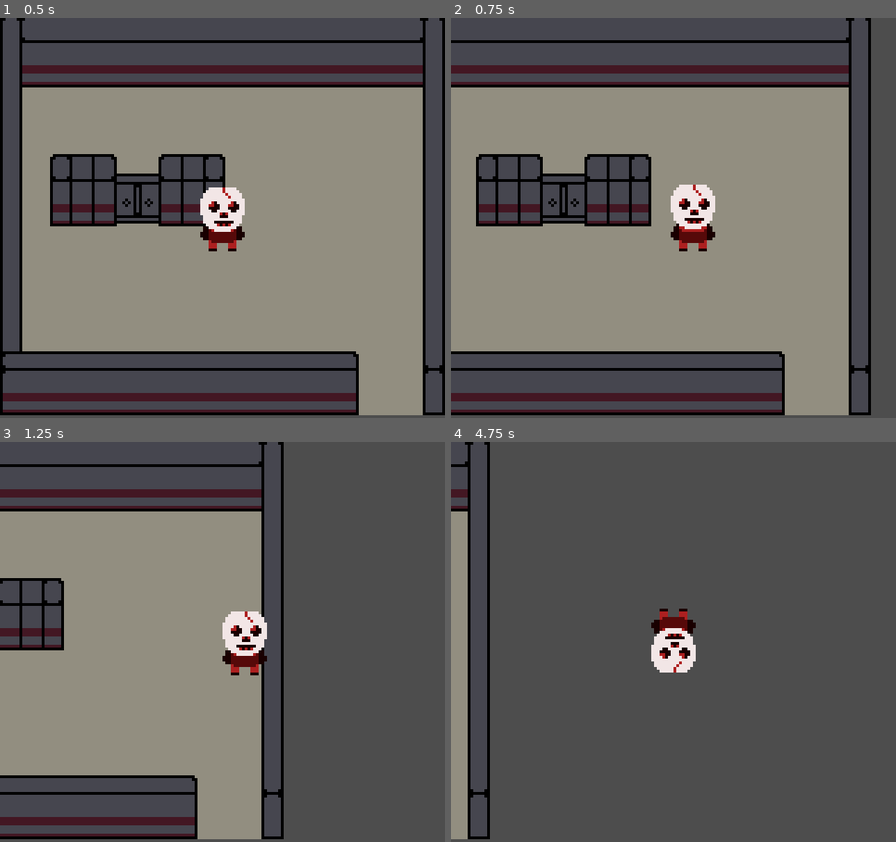
Above: before the commit, frames 1-4 (two rows, left to right).
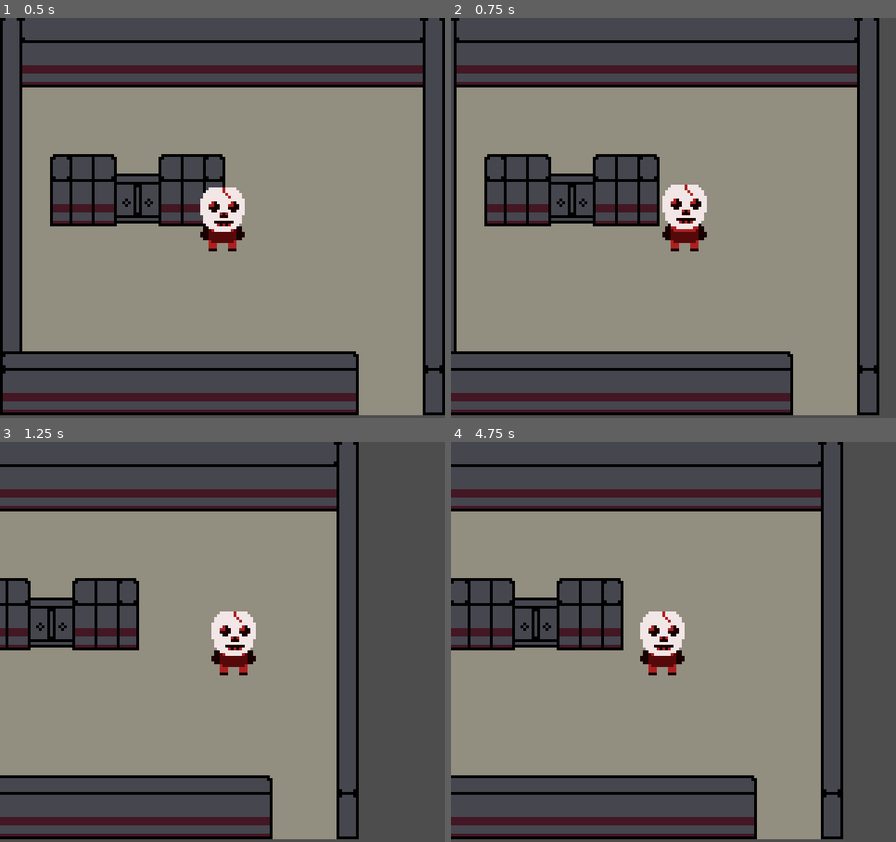
Above: after the commit, the same moments.

Repository: WillGuerreiros/GBJAM12
Game: Godot game, scene res://scenes/teste.tscn
Two runs of this game, one before a commit and one after it. Both use one fixed random seed, a clock stepped at 60 frames per second and the inputs below.
Inputs:
- Up to frame 1 (0.5 s): no input
- Up to frame 2 (0.75 s): hold Right (right_button) from 0.53 s (still down)
- Up to frame 3 (1.25 s): keep holding Right (right_button)
- Up to frame 4 (4.75 s): release Right (right_button) at 1.28 s; hold Down (down_button) 1.28-2.03 s; hold Right (right_button) 2.03-2.78 s; hold Up (up_button) 2.78-3.53 s; hold Left (left_button) from 3.53 s (still down)

Frame 1 is identical in both runs. In frame 2, 8.8% of the frame differs, in the area x 0-97%, y 0-100%; in frame 3, 24%; in frame 4, 60%, in the area x 0-89%, y 0-100%.

Commit message:
4 way movement

Diff:
--- a/project.godot
+++ b/project.godot
@@ -19,7 +19,6 @@
 
 window/size/viewport_width=160
 window/size/viewport_height=144
-window/size/mode=2
 window/stretch/mode="viewport"
 
 [global_group]
--- a/scenes/player.tscn
+++ b/scenes/player.tscn
@@ -61,8 +61,7 @@
 [node name="player" type="CharacterBody2D" groups=["Player"]]
 motion_mode = 1
 script = ExtResource("1_7lprj")
-speed = 100.0
-accel = 1000.0
+speed = 50.0
 
 [node name="spriteanim" type="AnimatedSprite2D" parent="."]
 sprite_frames = SubResource("SpriteFrames_wjvs4")
--- a/scripts/player.gd
+++ b/scripts/player.gd
@@ -14,113 +14,27 @@
 
 @export var currentState :states
 @export var speed: float
-@export var accel: float
+var direction : Vector2
 
 func _ready() -> void:
 	pass
 
 func _physics_process(_delta: float) -> void:
-
-	if Input.is_action_pressed("down_button") :
-		currentState = states.WALK_DOWN
-	elif Input.is_action_just_released("down_button"):
-		currentState = states.IDLE_DOWN
-	elif Input.is_action_just_pressed("up_button"):
-		currentState = states.WALK_UP
-	elif Input.is_action_just_released("up_button"):
-		currentState = states.IDLE_UP
-	elif Input.is_action_just_pressed("left_button"):
-		currentState = states.WALK_LEFT
-	elif Input.is_action_just_released("left_button"):
-		currentState = states.IDLE_LEFT
-	elif Input.is_action_just_pressed("right_button"):
-		currentState = states.WALK_RIGHT
-	elif Input.is_action_just_released("right_button"):
-		currentState = states.IDLE_RIGHT
-
-	match currentState:
-		states.IDLE_DOWN:
-			idle_down_function()
-		states.PICKUP_DOWN:
-			pickup_down_function()
-		states.WALK_DOWN:
-			walk_down_function(_delta)
-		states.IDLE_UP:
-			idle_up_function()
-		states.PICKUP_UP:
-			pickup_up_function()
-		states.WALK_UP:
-			walk_up_function(_delta)
-		states.IDLE_LEFT:
-			idle_lef_function()
-		states.PICKUP_LEFT:
-			pickup_left_function()
-		states.WALK_LEFT:
-			walk_left_function(_delta)
-		states.IDLE_RIGHT:
-			idle_right_function()
-		states.PICKUP_RIGHT:
-			pickup_right_function()
-		states.WALK_RIGHT:
-			walk_right_function(_delta)
+	direction = Input.get_vector("left_button","right_button","up_button","down_button").normalized()
+	match_direction(direction)
 	move_and_slide()
 
-func change_state(newState):
-	currentState = newState
-	pass
-
-func idle_down_function():
-	spriteanim.play("idle_down_animation")
-	player.velocity = Vector2.ZERO
-	spriteanim.flip_v = false
-
-func walk_down_function(_delta):
-	spriteanim.play("walk_down_animation")
-	spriteanim.flip_v = false
-	if velocity.y < speed:
-		velocity += Vector2.DOWN * accel * _delta
-		print(velocity)
-
-
-func pickup_down_function():
-	pass
-
-func idle_up_function():
-	velocity = Vector2.ZERO
-	spriteanim.play("idle_down_animation")
-	spriteanim.flip_v = true
-	pass
-
-func pickup_up_function():
-	pass
-
-func walk_up_function(_delta):
-	spriteanim.play("walk_down_animation")
-	spriteanim.flip_v = true
-	if velocity.y > -speed:
-		velocity += Vector2.UP*accel*_delta
-		print(player.velocity)
-
-func idle_lef_function():
-	spriteanim.play("idle_down_animation")
-	player.velocity = Vector2.ZERO
-
-func pickup_left_function():
-	pass
-
-func walk_left_function(_delta):
-	if velocity.x > -speed:
-		velocity += Vector2.LEFT*_delta*accel
-		print(velocity)
-
-func idle_right_function():
-	spriteanim.play("idle_down_animation")
-	player.velocity = Vector2.ZERO
-
-func pickup_right_function():
-	pass
-
-func walk_right_function(_delta):
-	if velocity.x < speed:
-		velocity += Vector2.RIGHT*_delta*accel
-		print(velocity)
+func match_direction(direction):
+	match direction:
+		Vector2.UP:
+			velocity = Vector2.UP*speed
+		Vector2.DOWN:
+			velocity = Vector2.DOWN*speed
+			spriteanim.play("walk_down_animation")
+		Vector2.LEFT:
+			velocity = Vector2.LEFT*speed
+		Vector2.RIGHT:
+			velocity = Vector2.RIGHT*speed
+		Vector2.ZERO:
+			velocity = Vector2.ZERO*speed
+			spriteanim.play("idle_down_animation")
